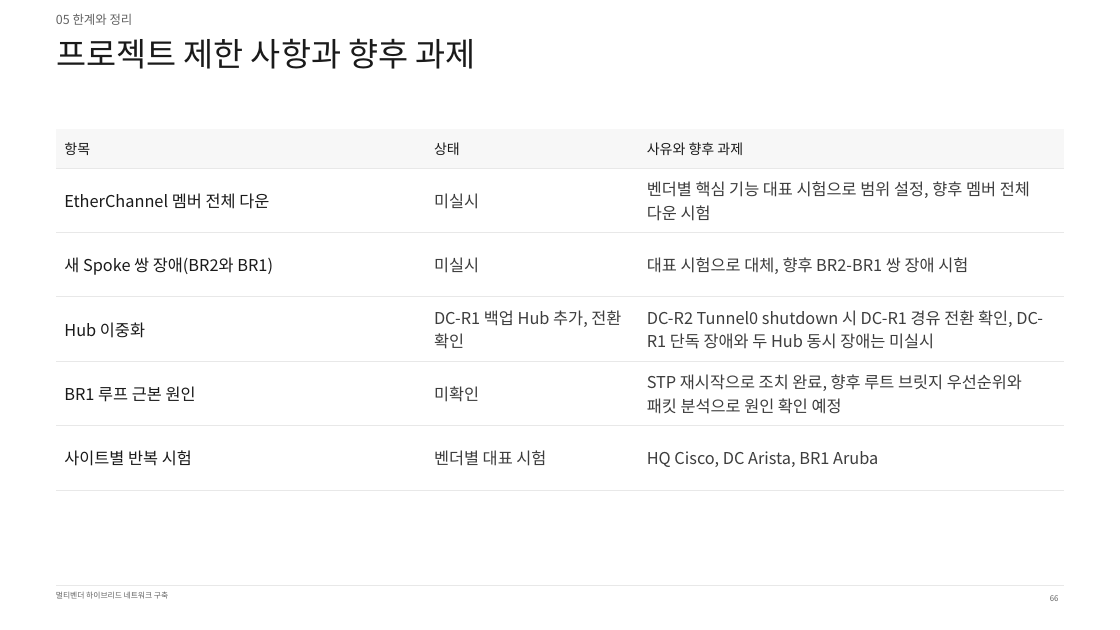
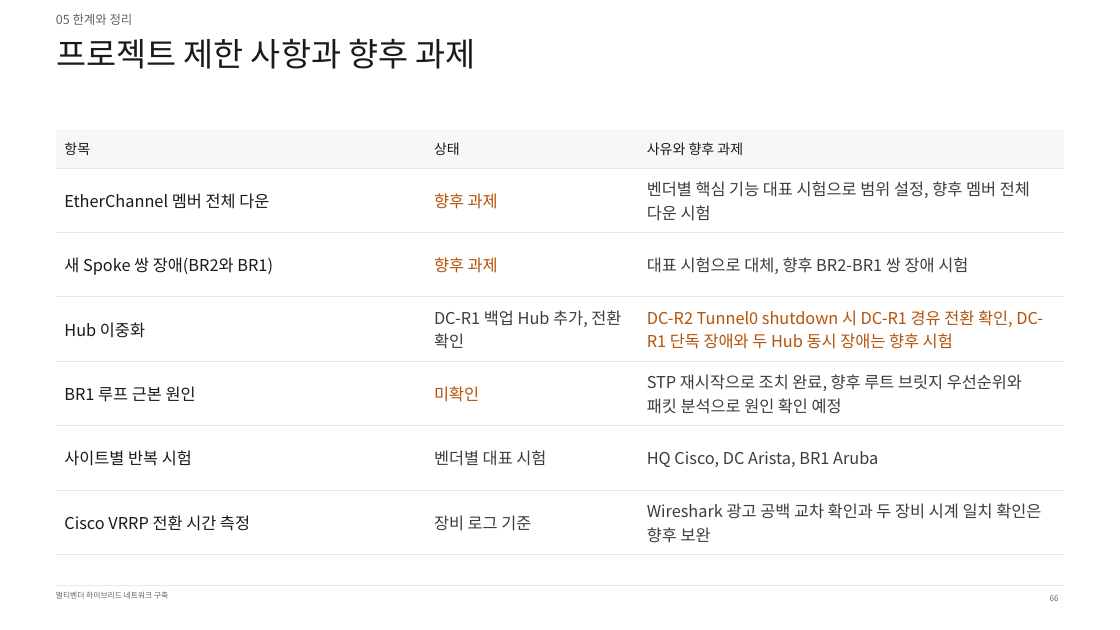
Before and after one commit to KSNAM97/multivendor-wan-dmvpn-mpls-lab, a slide deck: slide 66 of ppt/최종/멀티벤더_하이브리드_WAN_구축_남기석_261020.pptx. Drawn at 1120x630 pixels with LibreOffice and Linux fonts; fonts in the diff are those of the drawing. Boxes give left, top, right and bottom in pixels: in the first picture for what was removed or moved away, otherwise in the second. Text is boxed around its words. In the diff, an @@ line names an element or a change of style, - is before the commit and + after.

```diff
--- a/ppt/최종/멀티벤더_하이브리드_WAN_구축_남기석_261020.pptx
+++ b/ppt/최종/멀티벤더_하이브리드_WAN_구축_남기석_261020.pptx
@@ table at [56, 129, 1064, 554] @@
-row 2, column 2: 미실시
+row 2, column 2: 향후 과제
-row 3, column 2: 미실시
+row 3, column 2: 향후 과제
-row 4, column 3: DC-R2 Tunnel0 shutdown 시 DC-R1 경유 전환 확인, DC-R1 단독 장애와 두 Hub 동시 장애는 미실시
+row 4, column 3: DC-R2 Tunnel0 shutdown 시 DC-R1 경유 전환 확인, DC-R1 단독 장애와 두 Hub 동시 장애는 향후 시험
+row 7: Cisco VRRP 전환 시간 측정 | 장비 로그 기준 | Wireshark 광고 공백 교차 확인과 두 장비 시계 일치 확인은 향후 보완
```
Also in this commit, not shown: 42 other slides changed, 1 other file.
